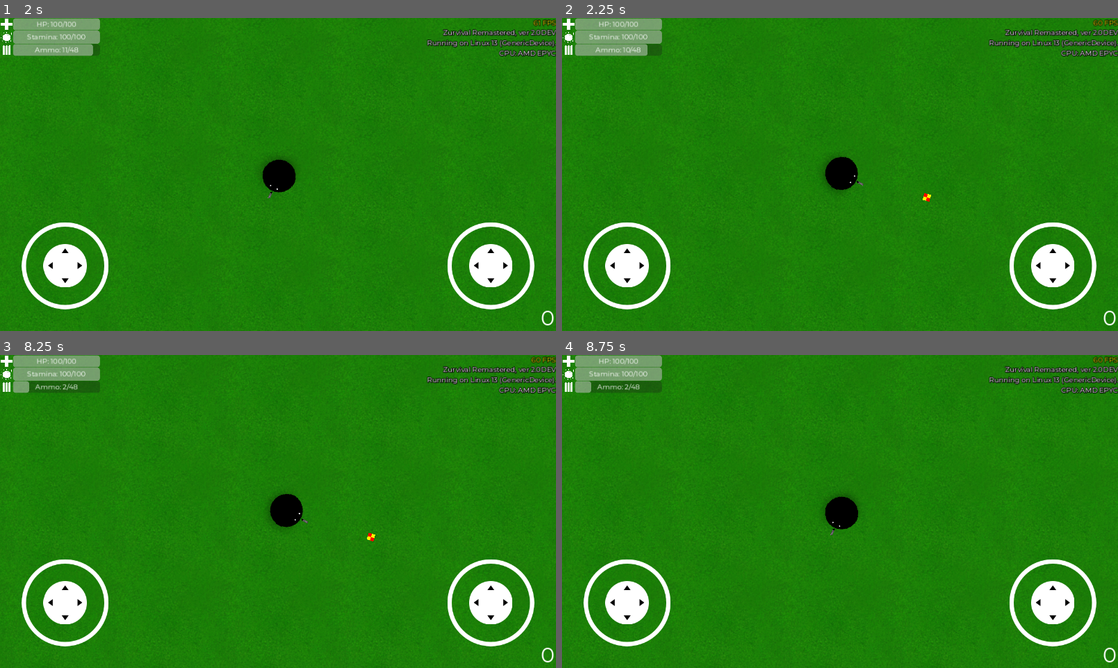
Above: before the commit, frames 1-4 (two rows, left to right).
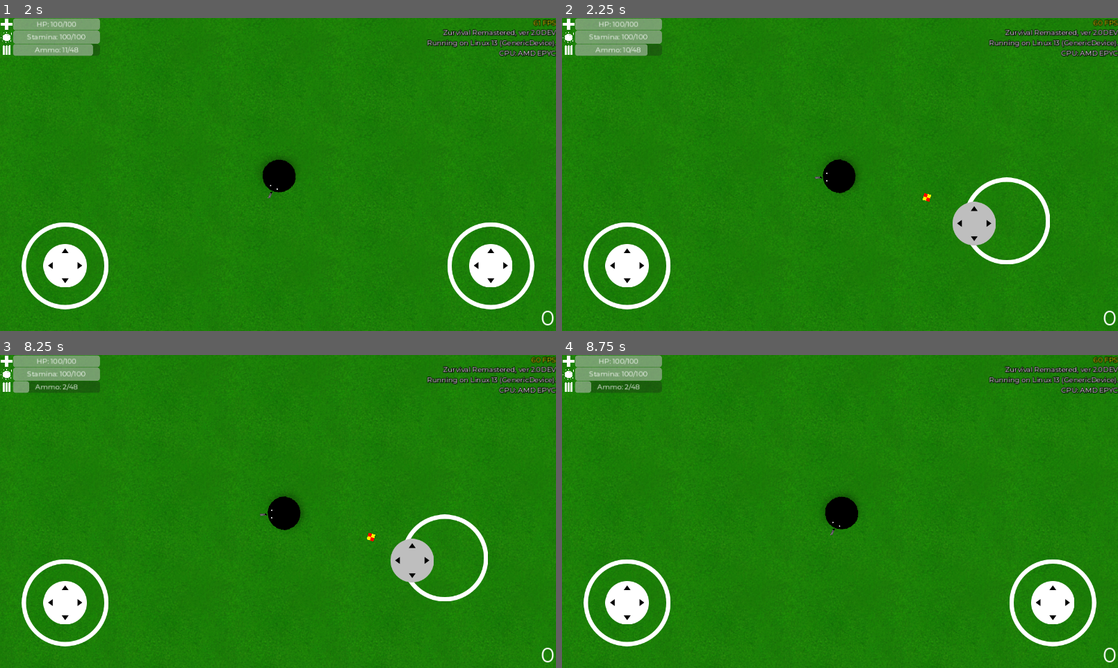
Above: after the commit, the same moments.

Repository: klodskateam/zurvival-remastered
Game: Godot game, scene res://menu.tscn
The game is run twice, just before and just after one commit, with the same random seed, the same clock (stepped at 60 frames per second) and the same inputs.
Inputs (mouse positions are in pixels of both pictures, inside the frame that each line leads up to):
- Up to frame 1 (2 s): click "Play" at 0.5 s; tap Enter at 1.25 s; move the mouse to (250, 237) at 1.27 s; press the mouse at (250, 237) at 1.28 s; hold Up (ui_up) from 1.28 s (still down)
- Up to frame 2 (2.25 s): release Up (ui_up) at 2 s; release the mouse at (812, 237) at 2 s; tap Space (reload) at 2 s; drag from (1006, 221) to (812, 237) at 2.02 s
- Up to frame 3 (8.25 s): move the mouse to (111, 464) at 2.77 s; press the mouse at (111, 464) at 2.78 s; hold A (left) 2.78-3.5 s; release the mouse at (111, 464) at 3.5 s; drag from (305, 511) to (111, 464) at 3.52 s; tap Enter at 4.25, 7.25 s; move the mouse to (194, 433) at 4.27 s; hold S (down) 4.28-5 s; hold Shift (run) 4.28-5 s; click (194, 433) at 4.55 s; drag from (400, 495) to (194, 433) at 5.02 s; move the mouse to (166, 527) at 5.77 s; press the mouse at (166, 527) at 5.78 s; hold Up (ui_up) 5.78-6.5 s; release the mouse at (166, 527) at 6.5 s; tap Space (reload) at 6.5 s; drag from (333, 442) to (166, 527) at 6.52 s; move the mouse to (250, 574) at 7.27 s; press the mouse at (250, 574) at 7.28 s; hold D (right) 7.28-8 s; release the mouse at (250, 574) at 8 s; drag from (444, 558) to (250, 574) at 8.02 s
- Up to frame 4 (8.75 s): no input

Frame 1 is identical in both runs. In frame 2, 3.2% of the frame differs, in the area x 45-97%, y 44-94%; in frame 3, 3.2%; in frame 4, less than 0.1%.
Error in both runs: Invalid type in function 'set_locale' in base 'TranslationServer'. Cannot convert argument 1 from Nil to String. (res://global.gd:21)

Commit message:
aaaaaaaa

Diff:
--- a/global.gd
+++ b/global.gd
@@ -2,7 +2,7 @@
 
 var VERSION = ProjectSettings.get_setting("application/config/version")
 var FULLSCREEN = false
-var FORCEMOBILECONTROL = false
+var FORCEMOBILECONTROL = true
 
 const SAVE_PATH = "user://save.cfg"
 var CONFIG = ConfigFile.new()
--- a/global_interface.tscn
+++ b/global_interface.tscn
@@ -44,6 +44,7 @@
 [node name="VirtualJoystick" parent="." instance=ExtResource("4_svpah")]
 offset_top = -300.0
 offset_bottom = 0.0
+joystick_mode = 1
 action_left = "left"
 action_right = "right"
 action_up = "up"
@@ -58,4 +59,5 @@
 offset_right = 0.0
 offset_bottom = 0.0
 grow_horizontal = 0
+joystick_mode = 1
 use_input_actions = false
--- a/player.gd
+++ b/player.gd
@@ -69,15 +69,15 @@
 			VINOSLIVOST += 0.1
 			$Camera2D.zoom = Vector2(1, 1)
 
-	if (Global.FORCEMOBILECONTROL == false) or OS.get_name() == "Android":
+	if (Global.FORCEMOBILECONTROL == false) or (OS.get_name() != "Android"):
 		look_at(get_global_mouse_position())
-	rotate(PI / 2)
+		rotate(PI / 2)
 	if DELAY <= 1:
 		DELAY += 0.075
 		print(DELAY)
 
 
-func _process(delta: float) -> void:
+func _process(delta: float):
 	if $"../../GlobalInterface/VirtualJoystick2" and $"../../GlobalInterface/VirtualJoystick2".is_pressed:
 		rotation = $"../../GlobalInterface/VirtualJoystick2".output.angle()
 		rotate(PI / 2)
@@ -85,22 +85,9 @@
 func _input(event):
 
 	if event.is_action_pressed("shoot"):
-		if BULLETS != 0:
-			if DELAY >= 1:
-				var bullet = P_BULLET.instantiate()
-				bullet.global_position = $Marker2D.global_position
-				bullet.global_rotation = global_rotation
-				# bullet.add_constant_force(get_global_mouse_position() - bullet.global_position)
-				get_parent().add_child(bullet)
-				BULLETS -= 1
-				$ShootSound.pitch_scale = randf_range(0.9, 1.1)
-				$ShootSound.play()
-				DELAY = 0
-				print(DELAY)
-		else:
-			$EmptySound.play()
-			DELAY = 0
-			print(DELAY)
+		if (Global.FORCEMOBILECONTROL == false) or (OS.get_name() != "Android"):
+			shoot()
+
 
 	if event.is_action_pressed("reload"):
 		if (BULLETS == 0) and (ZAPAS_BULLETS >= 12):
@@ -108,3 +95,21 @@
 			ZAPAS_BULLETS -= 12
 			$ReloadSound.pitch_scale = randf_range(0.9, 1.1)
 			$ReloadSound.play()
+
+func shoot():
+	if BULLETS != 0:
+		if DELAY >= 1:
+			var bullet = P_BULLET.instantiate()
+			bullet.global_position = $Marker2D.global_position
+			bullet.global_rotation = global_rotation
+			# bullet.add_constant_force(get_global_mouse_position() - bullet.global_position)
+			get_parent().add_child(bullet)
+			BULLETS -= 1
+			$ShootSound.pitch_scale = randf_range(0.9, 1.1)
+			$ShootSound.play()
+			DELAY = 0
+			print(DELAY)
+	else:
+		$EmptySound.play()
+		DELAY = 0
+		print(DELAY)
--- a/project.godot
+++ b/project.godot
@@ -14,9 +14,9 @@
 config/version="2.0DEV"
 run/main_scene="res://menu.tscn"
 config/features=PackedStringArray("4.3", "Forward Plus")
+config/icon="res://icon.svg"
 boot_splash/image="res://Resources/_placeholder.png"
 boot_splash/fullsize=false
-config/icon="res://icon.svg"
 
 [autoload]
 
